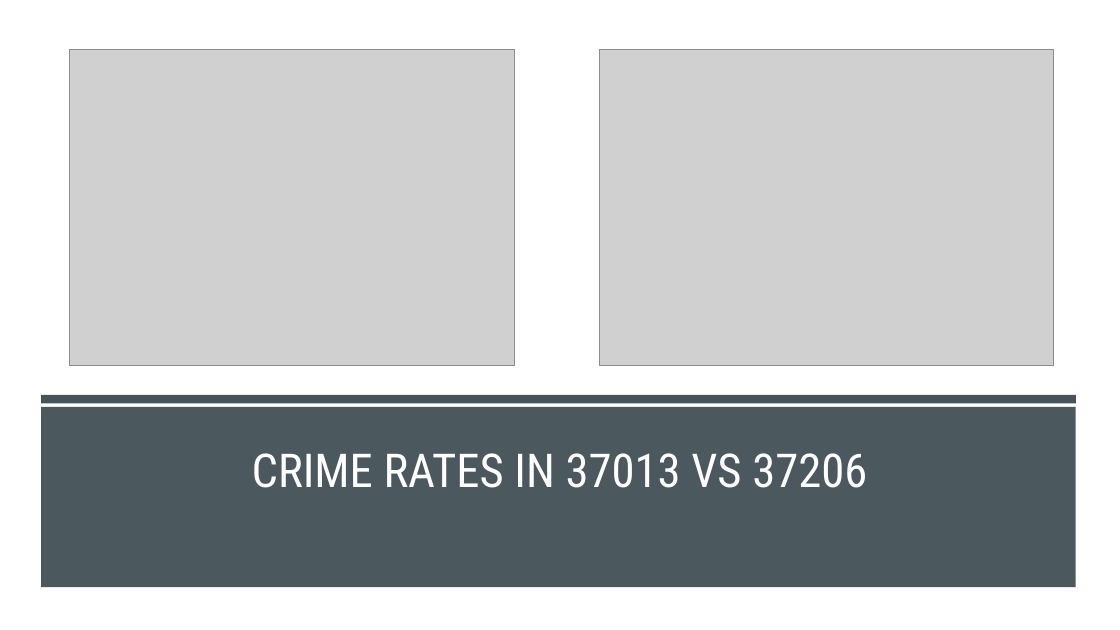
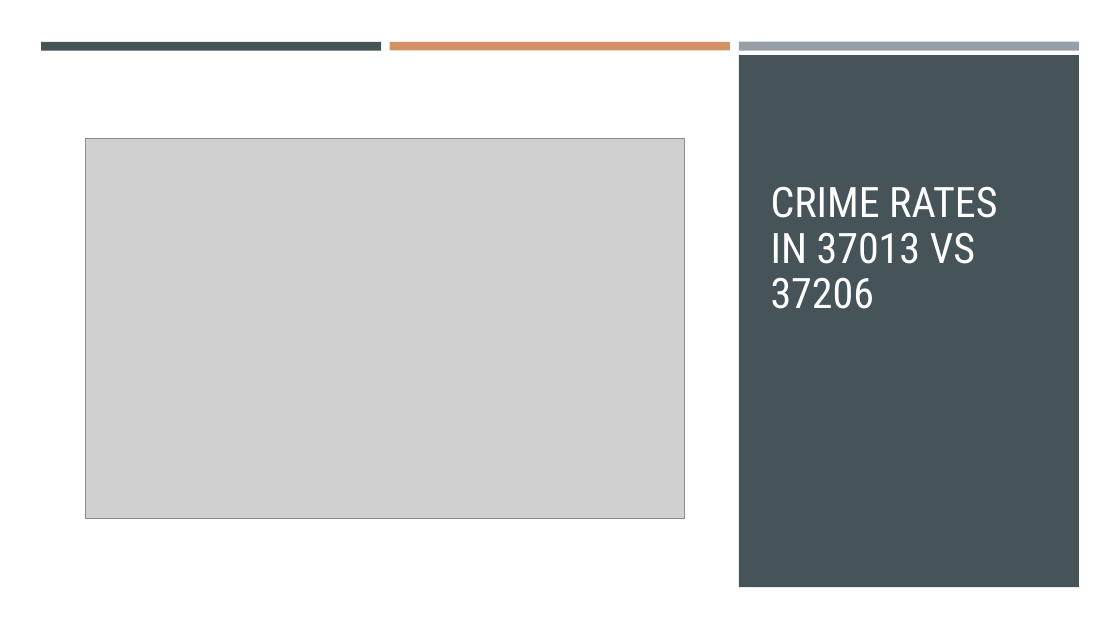
Before and after one commit to ericahen/capstone-da12, a slide deck: slide 10 of presentation/presentation_new.pptx. Drawn at 1120x630 pixels with LibreOffice and Linux fonts; fonts in the diff are those of the drawing; grey boxes stand for pictures. Boxes give left, top, right and bottom in pixels: in the first picture for what was removed or moved away, otherwise in the second. Text is boxed around its words. In the diff, an @@ line names an element or a change of style, - is before the commit and + after.

```diff
--- a/presentation/presentation_new.pptx
+++ b/presentation/presentation_new.pptx
@@ rectangle added at <box>41,42,381,50</box>, fill #465359 @@
@@ picture removed at <box>70,50,514,365</box> @@
@@ rectangle added at <box>390,42,730,50</box>, fill #D59164 @@
@@ picture removed at <box>599,50,1054,365</box> @@
@@ rectangle added at <box>739,42,1079,51</box>, fill #969FA7 @@
@@ rectangle added at <box>739,55,1079,587</box>, fill #465359 @@
@@ picture added at <box>86,139,685,519</box> @@
@@ title "CRIME RATES IN 37013 VS ...": place and size @@
-title "CRIME RATES IN 37013 VS ..." at <box>252,453,867,488</box>
+title "CRIME RATES IN 37013 VS ..." at <box>771,186,997,309</box>
@@ title "CRIME RATES IN 37013 VS ..." at <box>771,186,997,309</box>: size 40 to 36 pt; alignment centre to left @@
@@ rectangle removed at <box>41,395,1076,403</box> @@
@@ rectangle removed at <box>41,407,1075,587</box> @@
```
Also in this commit, not shown: 1 other slide changed, 1 slide added, 1 slide removed.
